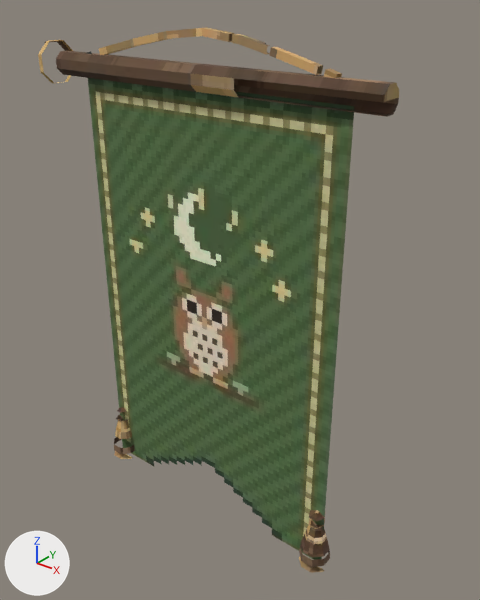
The glTF model public/models/items/owl_tapestry.glb, before and after one commit.
One viewpoint serves both versions: a camera (50 mm lens) standing at (1.242, -1.435, 0.453) and looking at (0.081, 0.015, -0.446). The lights are fixed; the arrows at lower left show +X, +Y and +Z. The first picture is the older version. Where no turn or scale is listed for an object, it has been applied to the vertices. Vertices at exactly the same position are counted once.

The older version as bpy lines, for what is in view:
```python
me_static = bpy.data.meshes.new('static')
me_static.from_pydata(...)  # 316 vertices, 570 faces; spans x -0.68..0.68, y -0.12..0.01, z -1.25..0.34
# faces by material slot: [568, 2]
me_static.materials.append(mat_solid)
me_static.materials.append(mat_card)
ob_static = bpy.data.objects.new('static', me_static)
ob_static.location = (0.0, 0.0, 0.0)
```
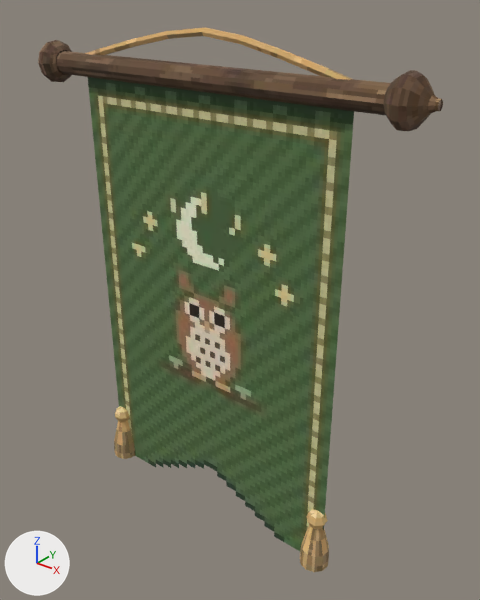
Where the change shows, as pixel boxes (x1, y1, x2, y2) in the pictures (480 x 600 px; the box of a moved part takes in the faces that stretch with it):
'static', reshaped
    before: (38, 27, 399, 573)
    after: (38, 28, 443, 572)
part 1 of me_static, moved or reshaped
    before: (38, 27, 399, 117)
    after: (38, 28, 443, 131)
part 2 of me_static, moved or reshaped
    both: (114, 407, 135, 459)
part 3 of me_static, moved or reshaped
    before: (299, 510, 330, 573)
    after: (300, 509, 329, 572)
part 4 of me_static, surface changed
    before: (45, 40, 324, 556)
    after: (50, 49, 441, 572)

The change, as a list of edits to the scene's bpy script:
```text
Change me_static:
    used by ob_static; location = (0.0, 0.0, 0.0)
    remove me_static.from_pydata(...)  # 316 vertices, 570 faces; spans x -0.68..0.68, y -0.12..0.01, z -1.25..0.34
    add me_static.from_pydata(...)  # 451 vertices, 828 faces; spans x -0.68..0.68, y -0.12..0.0, z -1.25..0.34
    me_static part 1: 43 vertices moved from x -0.66..0.66, y -0.12..0.01, z 0.15..0.28 to x -0.66..0.66, y -0.12..0.0, z 0.15..0.28; 60 vertices removed from x -0.66..0.66, y -0.12..0.01, z 0.15..0.34; 141 vertices added at x -0.68..0.68, y -0.12..0.0, z 0.15..0.34
    me_static part 2: 13 vertices moved from x -0.46..-0.4, y -0.1..-0.01, z -1.25..-1.05 to x -0.47..-0.4, y -0.09..-0.01, z -1.25..-1.05; 21 vertices removed from x -0.49..-0.4, y -0.1..-0.02, z -1.25..-1.05; 48 vertices added at x -0.49..-0.4, y -0.1..-0.02, z -1.25..-1.05
    me_static part 3: 10 vertices moved from x 0.42..0.46, y -0.1..-0.01, z -1.25..-1.05 to x 0.42..0.47, y -0.09..-0.01, z -1.25..-1.05; 23 vertices removed from x 0.4..0.49, y -0.1..-0.01, z -1.25..-1.05; 50 vertices added at x 0.4..0.49, y -0.1..-0.01, z -1.25..-1.05
    me_static part 4: 125 kept faces spanning x -0.68..0.68, y -0.12..0.0, z -1.25..0.28 get new texture (UV) coordinates
```
